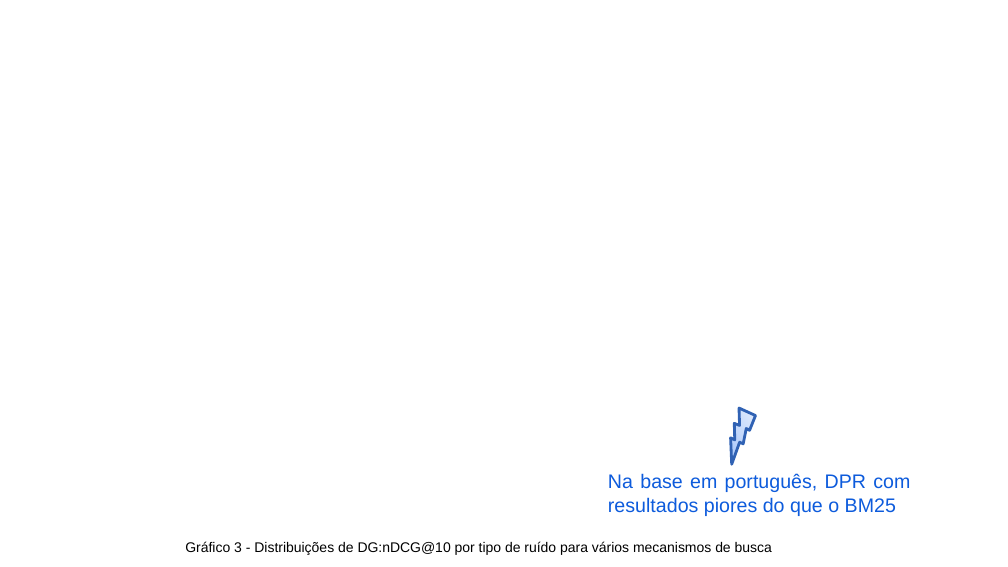
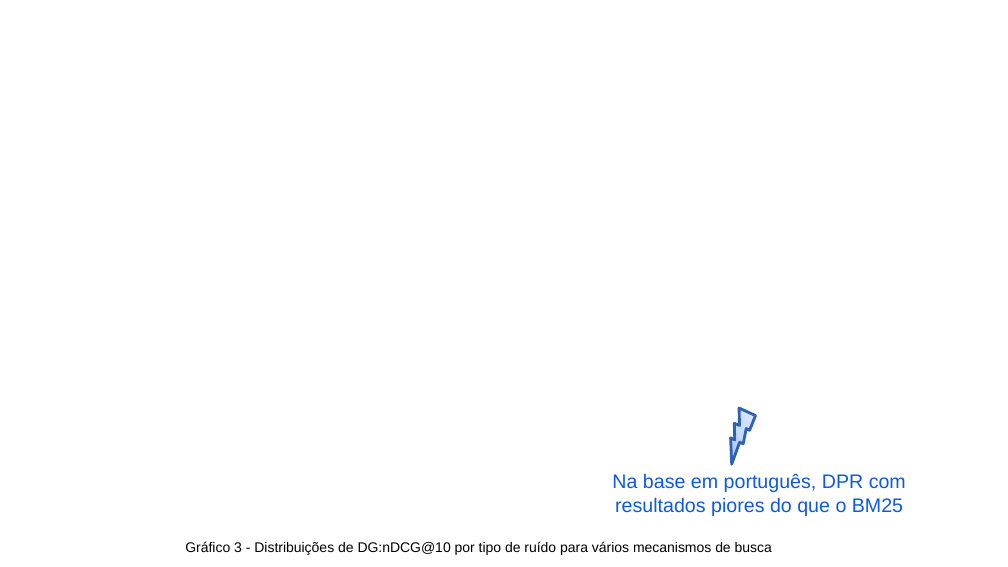
Before and after one commit to leonardo3108/robustez-query, a slide deck: slide 13 of docs/presentations/Apresentação final - 20211209.pptx. Drawn at 1008x567 pixels with LibreOffice and Linux fonts; fonts in the diff are those of the drawing; background and template pictures are left out. Boxes give left, top, right and bottom in pixels: in the first picture for what was removed or moved away, otherwise in the second. Text is boxed around its words. In the diff, an @@ line names an element or a change of style, - is before the commit and + after.

```diff
--- a/docs/presentations/Apresentação final - 20211209.pptx
+++ b/docs/presentations/Apresentação final - 20211209.pptx
@@ text "Na base em português, DPR ..." at (612, 473, 906, 516): alignment justified to centre @@
```
Also in this commit, not shown: 4 other slides changed, 1 slide added.
